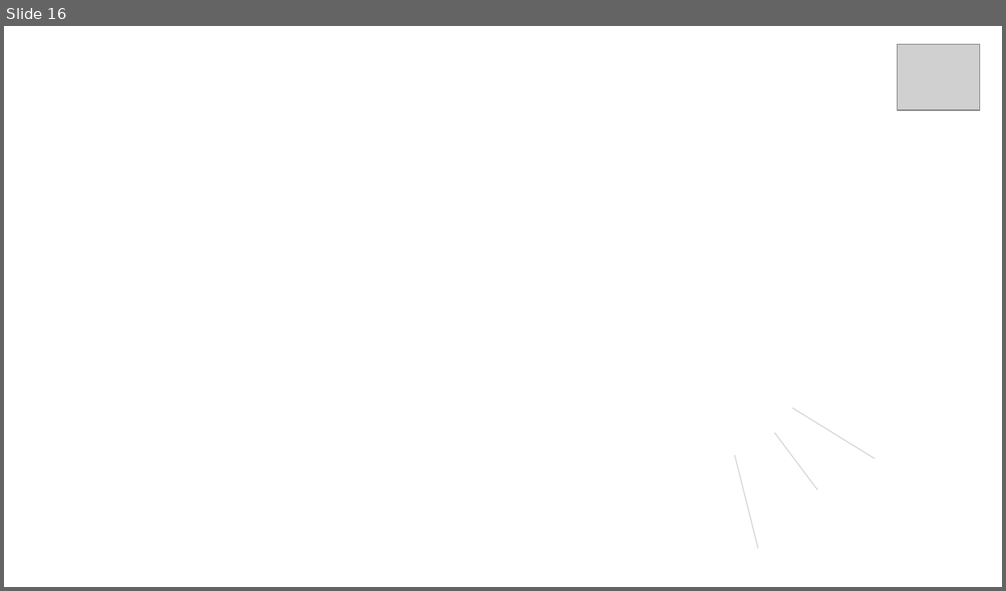
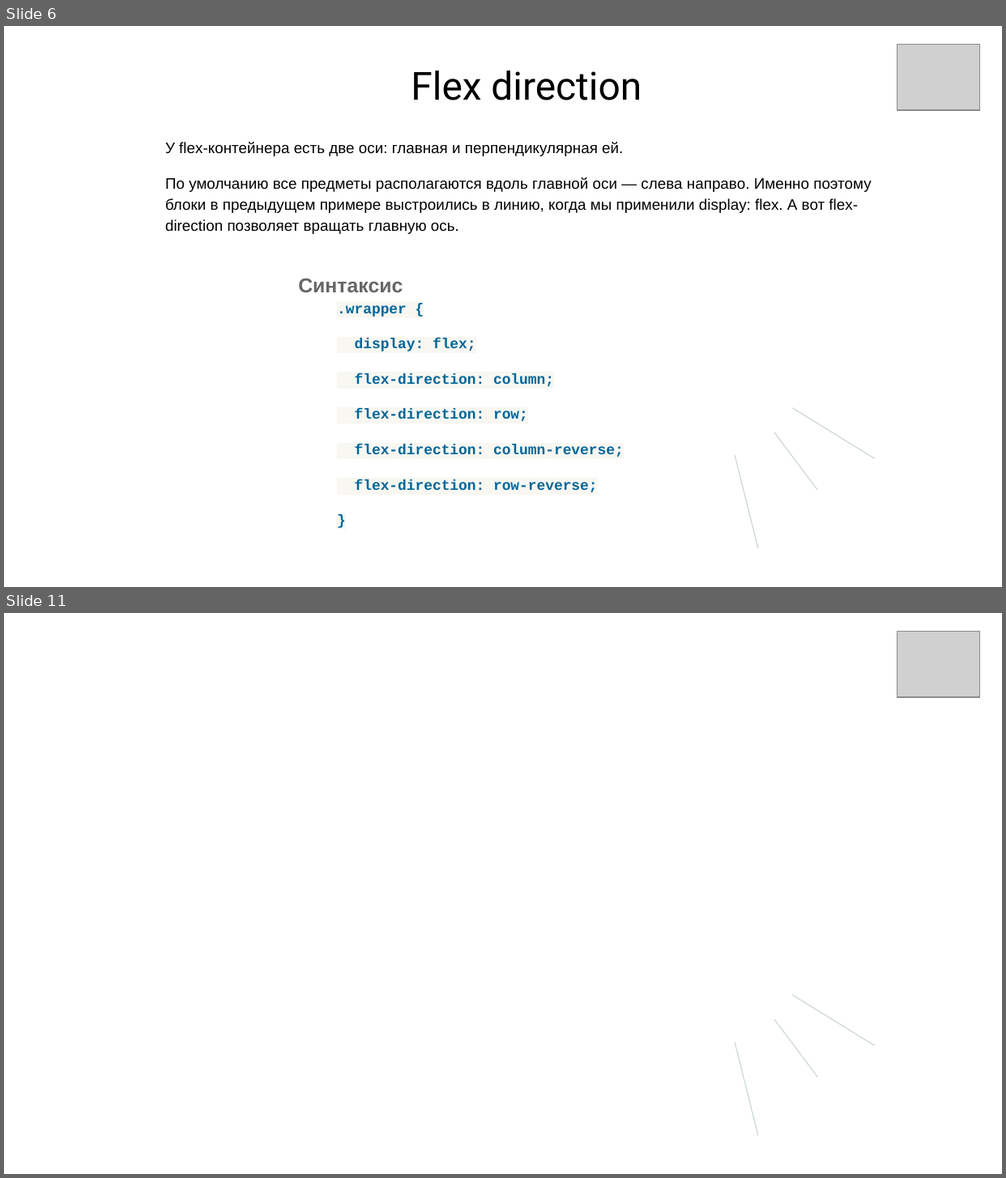
Before and after one commit to mhasilau/wb9, a slide deck: WEB - технологии.pptx. Shown one above the other, each under a label of ours: slide 16 before the commit, slides 6 and 11 after it; the slides between them are not shown. The pictures are 1006x591 and 1006x1178 pixels, drawn with LibreOffice and Linux fonts; fonts in the diff are those of the drawing; grey boxes stand for pictures; background and template pictures are left out. Boxes give left, top, right and bottom in pixels: in the first picture for what was removed or moved away, otherwise in the second. Text is boxed around its words. In the diff, an @@ line names an element or a change of style, - is before the commit and + after.

```diff
--- a/WEB - технологии.pptx
+++ b/WEB - технологии.pptx
@@ slide 6 added at box(4, 26, 1002, 587), background picture (left out) @@
@@ picture added at box(897, 44, 980, 109) @@
@@ text added at box(411, 71, 641, 101), 28 pt, text #000000 @@
+Flex direction
@@ text added at box(165, 142, 871, 234), 11 pt, text #000000 @@
+У flex-контейнера есть две оси: главная и перпендикулярная ей.
+По умолчанию все предметы располагаются вдоль главной оси — слева направо. Именно поэтому блоки в предыдущем примере выстроились в линию, когда мы применили display: flex. А вот flex-direction позволяет вращать главную ось.
@@ text added at box(298, 278, 624, 493), 10.5 pt, text #006699, bold @@
+Синтаксис
+.wrapper {
+display: flex;
+flex-direction: column;
+flex-direction: row;
+flex-direction: column-reverse;
+flex-direction: row-reverse;
+}
@@ freeform shape added at box(792, 408, 874, 459), outline #CFD8DC 0.75 pt @@
@@ freeform shape added at box(774, 433, 817, 490), outline #CFD8DC 0.75 pt @@
@@ freeform shape added at box(735, 455, 757, 549), outline #CFD8DC 0.75 pt @@
@@ what was slide 16 is now slide 11 @@
```
Also in this commit, not shown: 2 slides changed, 7 other slides added, 13 slides removed.
